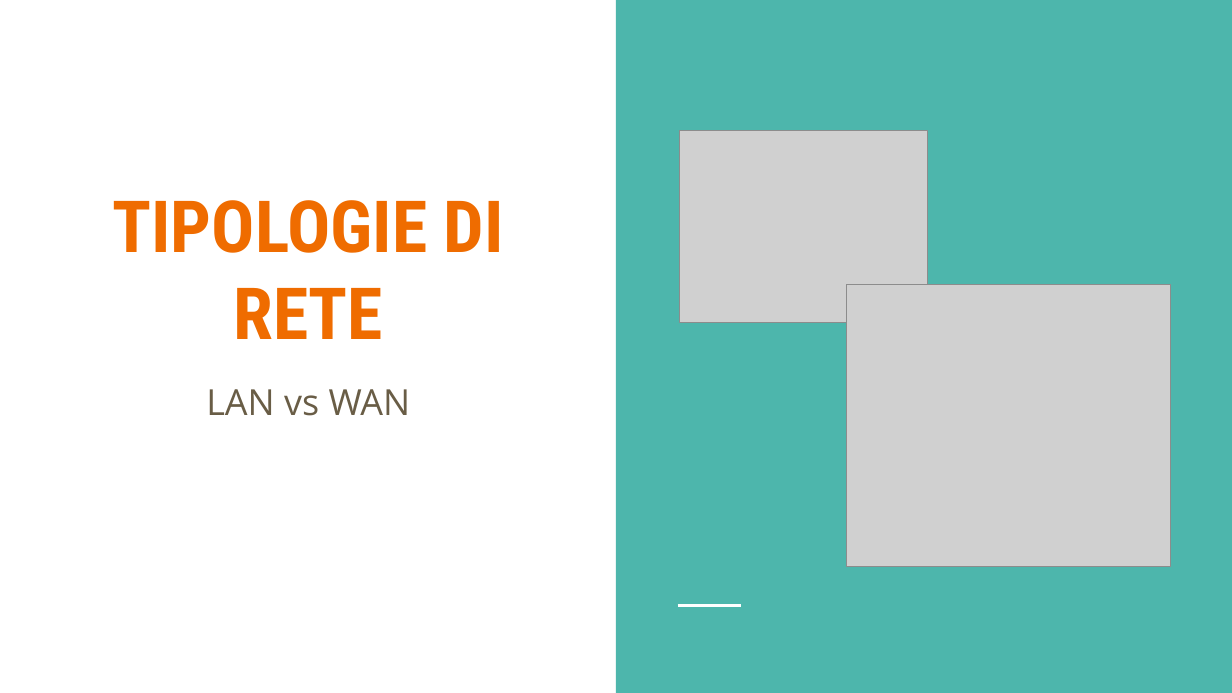
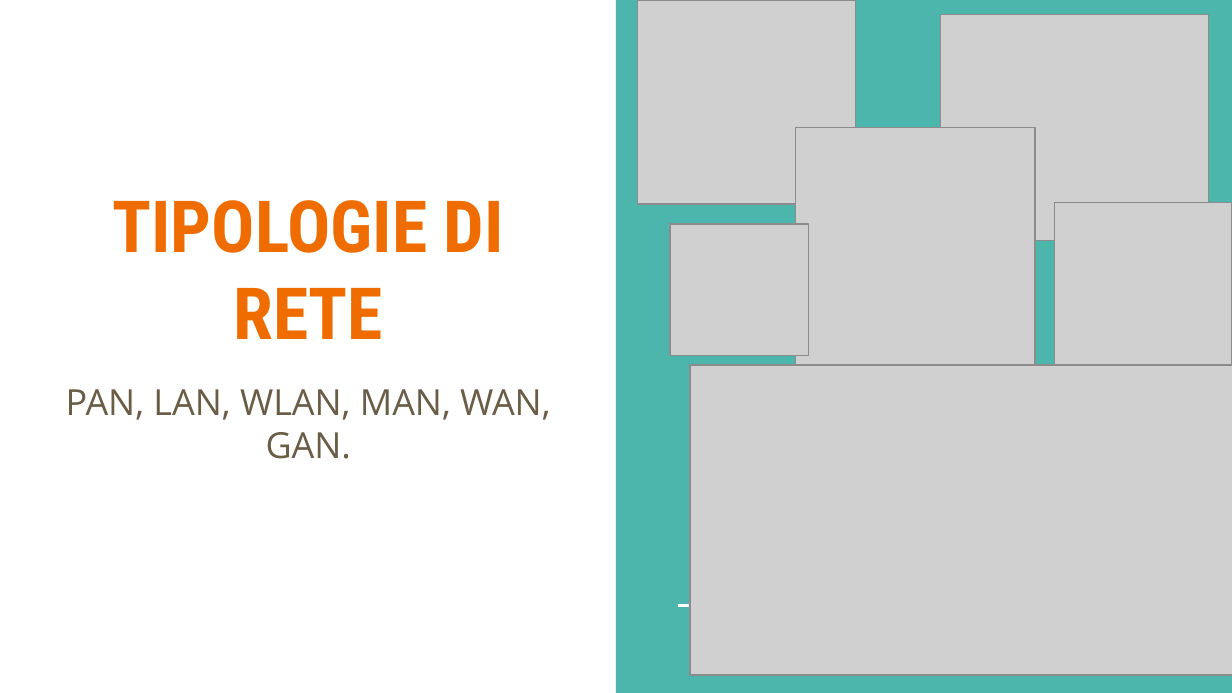
Before and after one commit to LeleCazza/LeleCazza.github.io, a slide deck: slide 3 of reti_informatiche/materiale/lezione_1_reti_introduzione.pptx. Drawn at 1232x693 pixels with LibreOffice and Linux fonts; fonts in the diff are those of the drawing; grey boxes stand for pictures. Boxes give left, top, right and bottom in pixels: in the first picture for what was removed or moved away, otherwise in the second. Text is boxed around its words. In the diff, an @@ line names an element or a change of style, - is before the commit and + after.

```diff
--- a/reti_informatiche/materiale/lezione_1_reti_introduzione.pptx
+++ b/reti_informatiche/materiale/lezione_1_reti_introduzione.pptx
@@ picture added at (x1=637, y1=0, x2=856, y2=205) @@
@@ picture added at (x1=941, y1=15, x2=1209, y2=240) @@
@@ picture removed at (x1=680, y1=131, x2=928, y2=323) @@
@@ picture added at (x1=796, y1=127, x2=1035, y2=383) @@
@@ picture added at (x1=1055, y1=202, x2=1232, y2=387) @@
@@ picture added at (x1=670, y1=224, x2=809, y2=356) @@
@@ picture removed at (x1=846, y1=285, x2=1170, y2=567) @@
@@ subtitle at (x1=66, y1=389, x2=550, y2=459): text changed @@
-LAN vs WAN
+PAN, LAN, WLAN, MAN, WAN, GAN.
@@ picture added at (x1=690, y1=365, x2=1232, y2=675) @@
```
Also in this commit, not shown: 5 other slides changed, 8 slides added, 2 slides removed, 1 other file.
